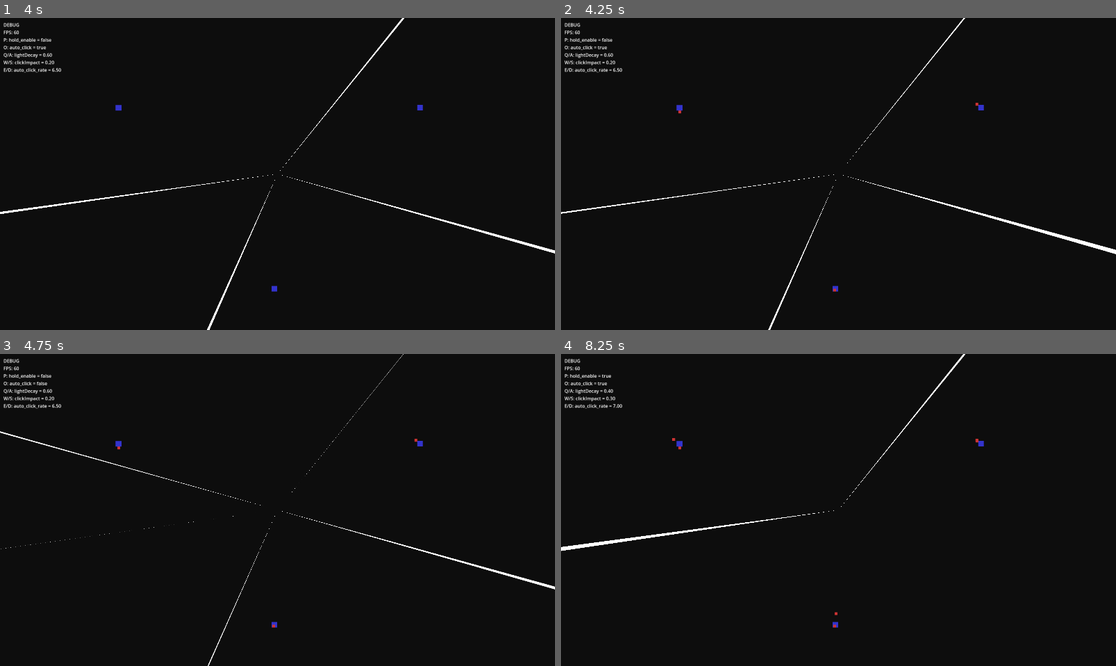
Above: before the commit, frames 1-4 (two rows, left to right).
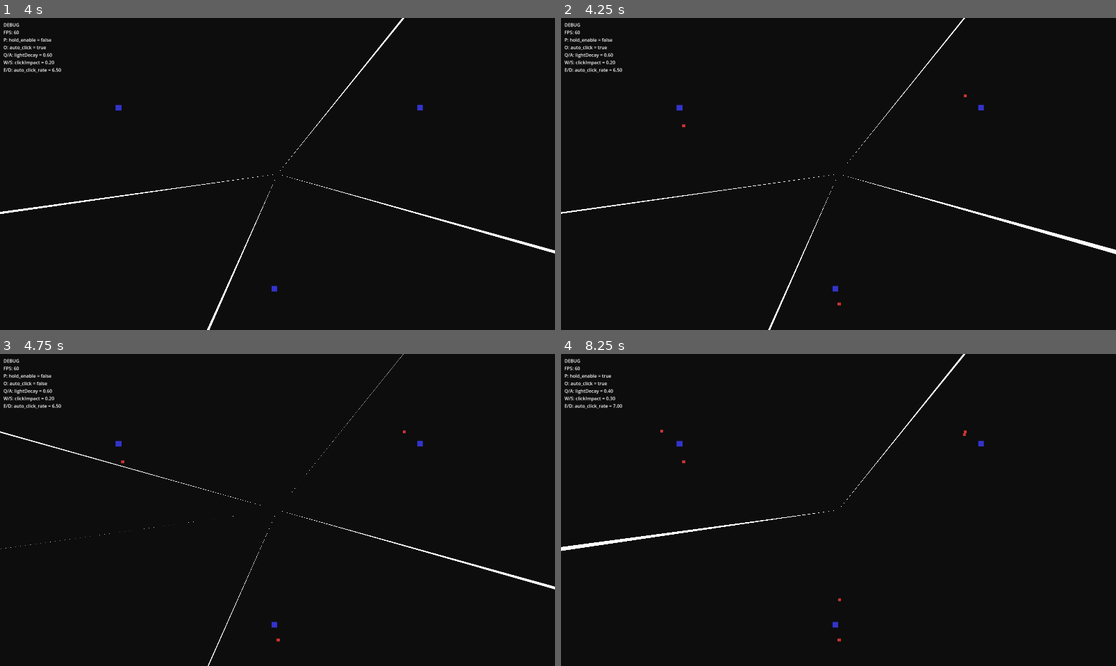
Above: after the commit, the same moments.

Repository: amirblum/OrHaolam-JLM2025
Game: Godot game, scene res://scenes/main/Main.tscn
The game is run twice, just before and just after one commit, with the same random seed, the same clock (stepped at 60 frames per second) and the same inputs.
Inputs (mouse positions are in pixels of both pictures, inside the frame that each line leads up to):
- Up to frame 1 (4 s): tap Enter at 0.5 s; move the mouse to (399, 158) at 0.52 s; hold D 0.53-1.28 s; tap P at 0.6, 3.6 s; click (399, 158) at 0.67 s; tap Space at 0.77, 1.52, 3.02, 3.77 s; move the mouse to (166, 189) at 1.27 s; hold S 1.28-2.03 s; tap O at 1.35 s; move the mouse to (333, 105) at 2.02 s; hold D 2.03-2.78 s; tap Q at 2.1 s; move the mouse to (249, 236) at 2.77 s; hold W 2.78-3.53 s; tap E at 2.85 s; click (249, 236) at 2.92 s; move the mouse to (444, 220) at 3.52 s; hold A from 3.53 s (still down)
- Up to frame 2 (4.25 s): keep holding A
- Up to frame 3 (4.75 s): keep holding A; move the mouse to (111, 463) at 4.27 s; tap O at 4.35 s; tap Space at 4.52 s
- Up to frame 4 (8.25 s): move the mouse to (866, 510) at 5.02 s; release A at 5.03 s; hold S 5.03-5.78 s; tap Q at 5.1, 8.1 s; click (866, 510) at 5.17 s; move the mouse to (755, 432) at 5.77 s; hold D 5.78-6.53 s; tap E at 5.85 s; tap Space at 6.02, 6.77, 7.52 s; move the mouse to (960, 494) at 6.52 s; hold W 6.53-7.28 s; tap P at 6.6 s; move the mouse to (727, 525) at 7.27 s; hold D 7.28-8.03 s; tap O at 7.35 s; click (727, 525) at 7.42 s; move the mouse to (894, 441) at 8.02 s; hold S from 8.03 s (still down)

Frame 1 is identical in both runs. In frame 2, less than 0.1% of the frame differs, in the area x 21-76%, y 24-93%; in frame 3, less than 0.1%; in frame 4, less than 0.1%, in the area x 17-76%, y 24-93%.

Commit message:
Introduce min_spawn_radius to person spawning

Diff:
--- a/scenes/city/City.gd
+++ b/scenes/city/City.gd
@@ -9,7 +9,8 @@
 
 # Export variables for configuration
 @export var spawn_rate: float = 1.0  # persons per second
-@export var city_gen_radius: float = 50.0  # spawn radius from city
+@export var max_spawn_radius: float = 50.0  # maximum spawn radius from city
+@export var min_spawn_radius: float = 10.0  # minimum spawn radius from city
 @export var city_name: String = "City"  # city name
 
 # Timer accumulator for spawn rate
@@ -30,9 +31,10 @@
 	# Instantiate Person scene
 	var person := person_scene.instantiate()
 
-	# Calculate random position within city_gen_radius from city position
+	# Calculate random position between min_spawn_radius and max_spawn_radius from city position
 	var angle := randf() * TAU  # Random angle in radians
-	var distance := randf() * city_gen_radius  # Random distance within radius
+	var max_distance := maxf(min_spawn_radius, max_spawn_radius)  # Ensure max >= min
+	var distance := min_spawn_radius + randf() * (max_distance - min_spawn_radius)  # Random distance in range [min, max]
 	var offset := Vector2(cos(angle), sin(angle)) * distance
 
 	# Set person's global position
--- a/scenes/main/Main.tscn
+++ b/scenes/main/Main.tscn
@@ -21,13 +21,19 @@
 [node name="City1" parent="Cities" instance=ExtResource("3_city")]
 position = Vector2(400, 301)
 spawn_rate = 0.25
+max_spawn_radius = 100.0
+min_spawn_radius = 50.0
 
 [node name="City2" parent="Cities" instance=ExtResource("3_city")]
 position = Vector2(1443, 300)
 spawn_rate = 0.25
+max_spawn_radius = 100.0
+min_spawn_radius = 50.0
 
 [node name="City3" parent="Cities" instance=ExtResource("3_city")]
 position = Vector2(939, 927)
 spawn_rate = 0.25
+max_spawn_radius = 100.0
+min_spawn_radius = 50.0
 
 [node name="Persons" type="Node2D" parent="."]
